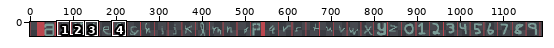
Two states of a pixel-art file, src/assets/art/font.aseprite. The picture above shows the old version from afar; the outline marks the close-up.
Close-up. Earlier state:
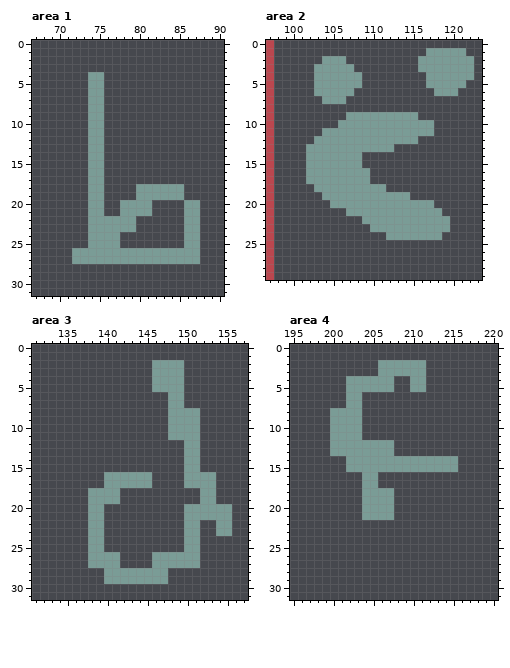
1216x32 pixels, 1 frame. Shown: area 1: x 67..90, y 0..31; area 2: x 97..123, y 0..29; area 3: x 131..157, y 0..31; area 4: x 195..220, y 0..31. The wide view leaves out empty margins. The commit also changed other parts of the picture, which this record leaves out.
Now the later version:
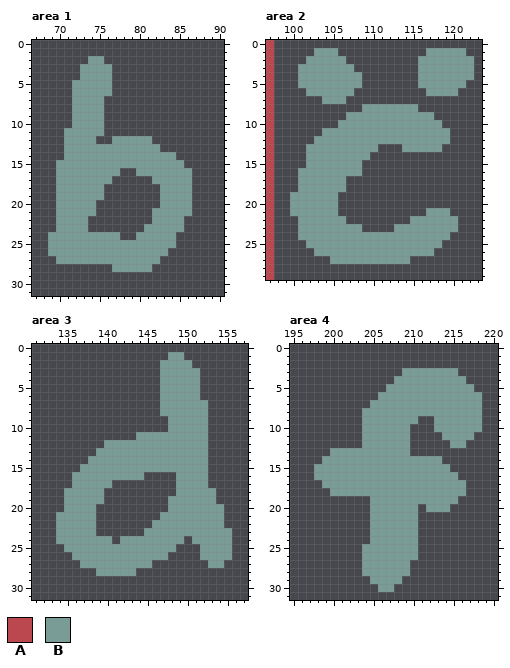
Palette (. is transparent): A #bb474f  B #7a9c96
Diff:
Changed rows in their new state; - is an unchanged pixel.
Area 1:
first column x 69:
 2 -----BB------------
 3 ----BBBB-----------
 4 ----B--B-----------
 5 ---BB--B-----------
 6 ---BB--B-----------
 7 ---BB--------------
 8 ---BB--------------
 9 ---BB--------------
10 ---BB--------------
11 --BBB--------------
12 --BBB-.-BBBBB------
13 --BBB--BBBBBBB-----
14 --BBB--BBBBBBBBB---
15 -BBBB--BBBBBBBBBB--
16 -BBBB--BB--BBBBBBB-
17 -BBBB--B-----BBBBB-
18 -BBBB------...---B-
19 -BBBB------...---B-
20 -BBBB-.--....-BBB-.
21 -BBBB-.--....BBBB-.
22 -BBBB......--BBBB..
23 -BBBB......-BBBBB..
24 BBBBB------BBBBB-..
25 BBBBB----BBBBBBB-..
26 BBB------------....
27 -BB-----------.....
28 --------BBBBB------
Area 2:
first column x 100:
 1 ---BBB---------------
 2 --BB-----------------
 3 -BB------------------
 4 -BB-------------B----
 5 -BB-------------B----
 6 --B--------------B---
 8 ---------BBBBBBB-----
 9 ----------------BB---
10 ------------------B--
11 ------------------BB-
12 ----------------BBBB-
13 -----------..-BBBBB--
14 ---------B-----------
16 -B-------.-----------
17 -B-----...-----------
18 -BB----.....---------
19 BBBB--.........------
20 BBBBB-............---
21 BBBBBB-..........--B-
22 -BBBBBB--......-----B
23 -BBBBBBBB-...-------B
24 -BBBBBBBBBBB-------B-
25 --BBBBBBBBBBBBBBBBB--
26 ---BBBBBBBBBBBBBBB---
27 -----BBBBBBBBBB------
Area 3:
first column x 134:
 1 --------------BB------
 2 ------------.---B-----
 3 ------------.---BB----
 4 ------------.---BB----
 5 ------------.---BB----
 6 -------------B--BB----
 7 -------------B--BBB---
 8 -------------B----B---
 9 ------------------B---
10 ------------------B---
11 ----------BBBB----B---
12 ------BBBBBBBBBB--B---
13 -----BBBBBBBBBBB--B---
14 ----BBBBBBBBBBBB--B---
15 ---BBBBBBBBBBBBB--B---
16 --BBBB-----.---B---.--
17 --BBBB-.....---B---.--
18 -BBB--..-------BBB----
19 -BBB--..------BBBB----
20 -BBB-.--------BB-----.
21 BBBB-.-------BBB-----.
22 BBBB-.------BBBB--BB-.
23 BBBB-.-----BBBBB--BB--
24 BBBB--B-BBBBBBBB.-BBBB
25 -BBB--BBBBBBBBB-..BBBB
26 --BB----BBBB--....BBBB
27 ---B----BBBB......-BB-
28 -----B----....--------
29 ------........--------
Area 4:
first column x 198:
 2 --------......-------
 3 --------...---BBBB---
 4 ----......BB--BBBBB--
 5 ----.....-BB--BBBBBB-
 6 ----..--BBBBBBBBBBBBB
 7 ----..-BBBBBBBBBBBBBB
 8 --....BBBBBBBBBBBBBBB
 9 --....BBBBBBB--BBBBBB
10 --....BBBBBB---BBBBBB
11 --....BBBBBB----BBBB-
12 --....----BB-----BB--
13 ----------BB---------
14 -BBB------------..---
15 BBBB-------------.---
16 BBBBBB--BBBBBBBBBB---
17 -BBBBB--BBBBBBBBBBB--
18 --BBBB----BBBBBBBBB--
19 ------.---BBBBBBBB---
20 ------.---BBB-BBB----
21 ------.---BBB--------
22 -------BBBBBB--------
23 -------BBBBBB--------
24 -------BBBBBB--------
25 ------BBBBBBB--------
26 ------BBBBBBB--------
27 ------BBBBBB---------
28 ------BBBBBB---------
29 -------BBBB----------
30 --------BB-----------
Where, in picture pixels (left, top, right, bottom), the same in both close-ups:
changed: (48, 56, 200, 272)
changed: (290, 48, 458, 264)
changed: (56, 352, 232, 584)
changed: (314, 360, 482, 592)
